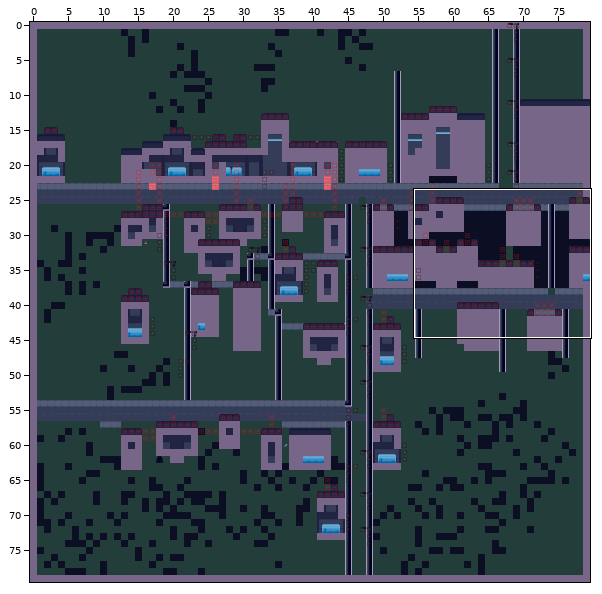
One commit to this Tiled map: tiledMaps/City.tmx. The picture above shows the old version from afar; the outline marks the close-up.
Close-up. The starting point:
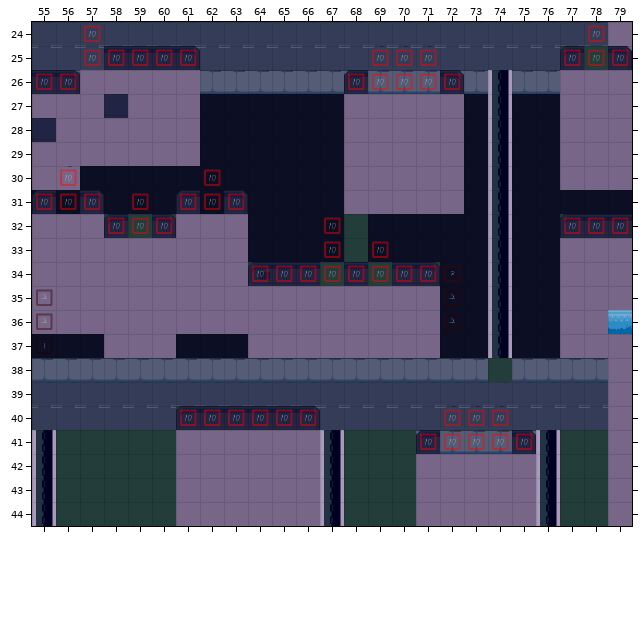
Cells are 40x40 px. Shown: x 55..79, y 24..44. The commit also changed other parts of the map, which this record leaves out.
After:
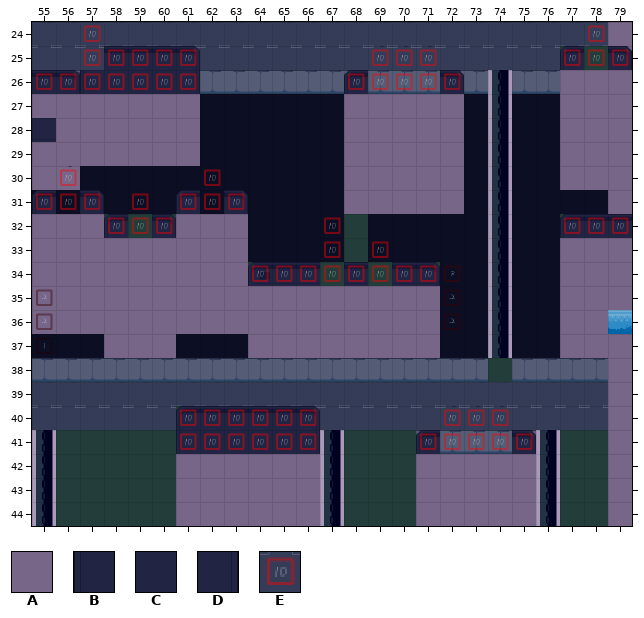
Key: from "AllTiles": A 1, B 28, C 29, D 30; from "height": E 9.
_ is an empty cell.
See-through tiles are keyed as they look on the map.
What changed:
Layer "Interactable":
Tile A now appears in row 27 at x 58; in row 31 at x 79.
Tile A is gone in row 26 at x 57 to 61; in row 41 at x 61 to 66.
Layer "Depth-Sorted":
Tile B now appears in row 26 at x 57; in row 41 at x 61.
Tile C now appears in row 26 at x 58 to 60; in row 41 at x 62 to 65.
Tile D now appears in row 26 at x 61; in row 41 at x 66.
Layer "Heightmap":
Tile E now appears in row 26 at x 57 to 61; in row 41 at x 61 to 66.
Pixel boxes of the changes (left, top, right, bottom) in both close-ups:
changed: (80, 70, 200, 118)
added: (608, 190, 632, 214)
changed: (176, 430, 320, 454)
